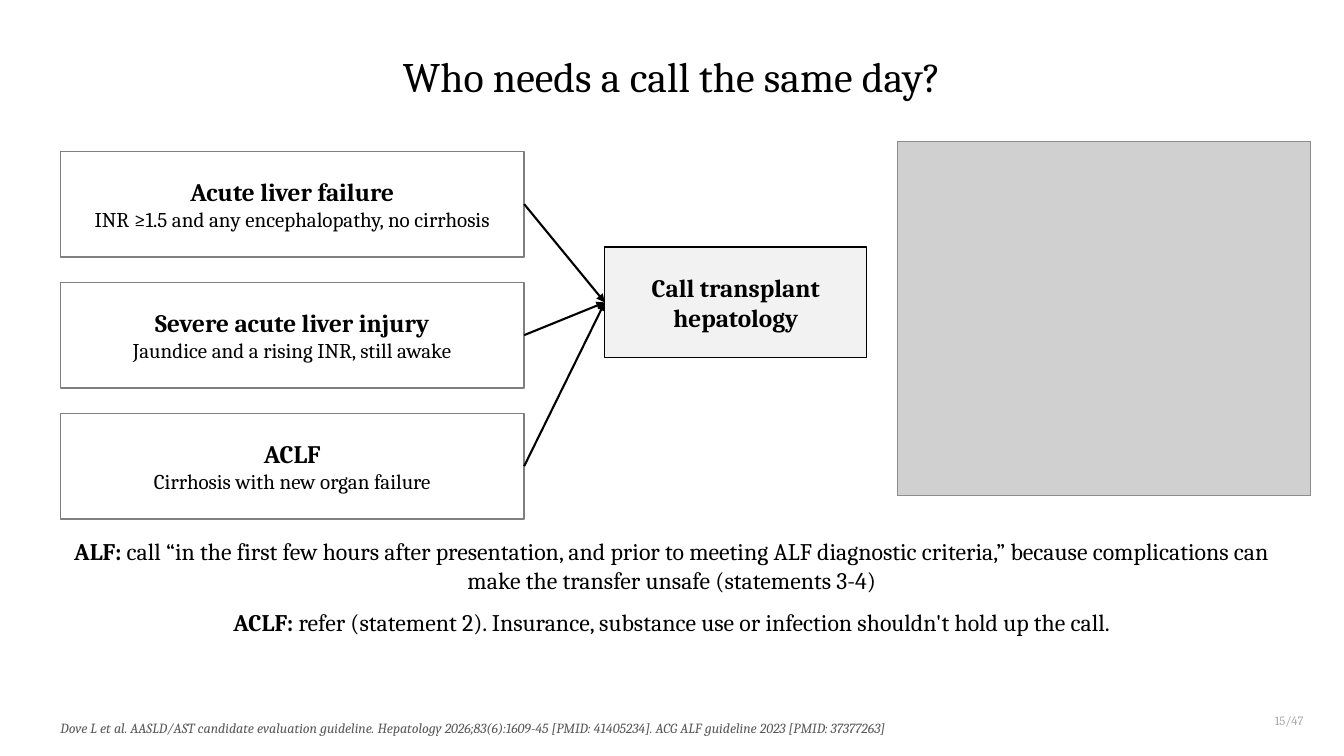
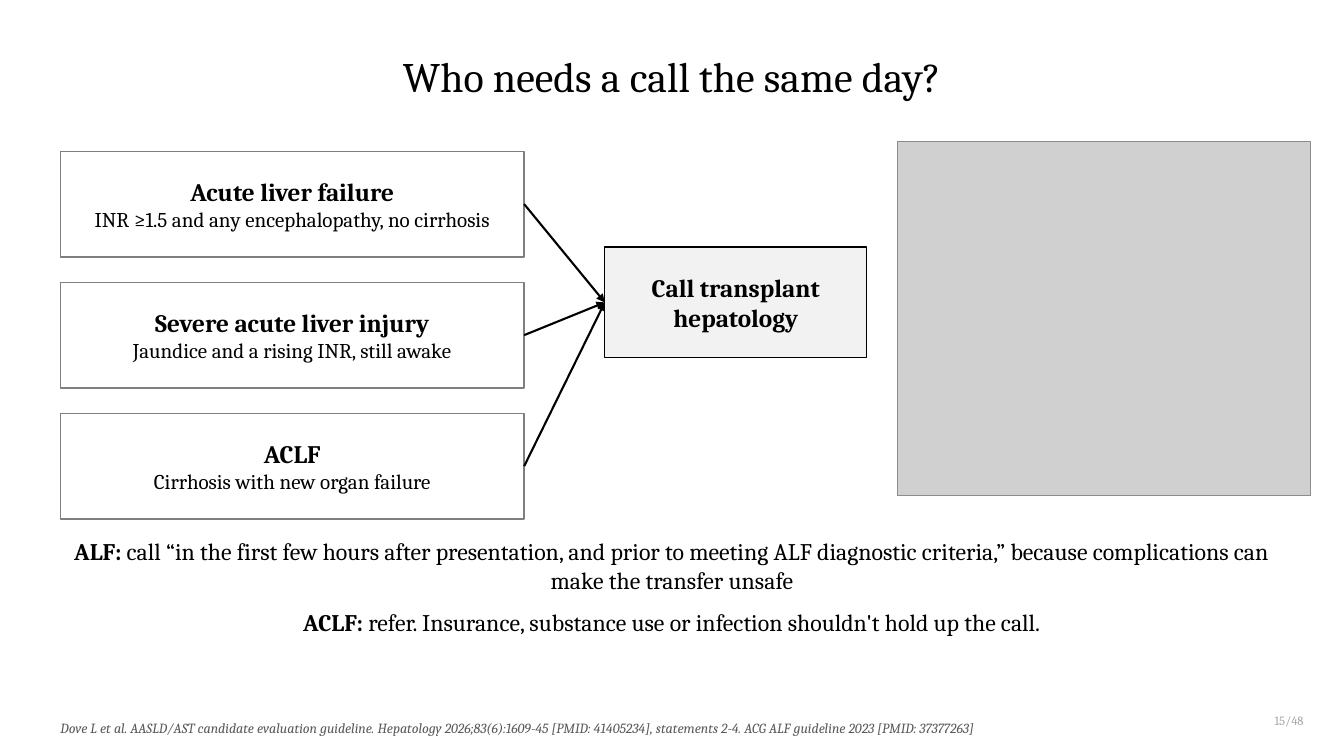
Before and after one commit to qaddodi/mohammad-almeqdadi-lectures, a slide deck: slide 16 of lectures/liver-transplant-grand-rounds-mmc-2026/Liver Transplantation When to Refer and Whats New.pptx. Drawn at 1344x756 pixels with LibreOffice and Linux fonts; fonts in the diff are those of the drawing; grey boxes stand for pictures. Boxes give left, top, right and bottom in pixels: in the first picture for what was removed or moved away, otherwise in the second. Text is boxed around its words. In the diff, an @@ line names an element or a change of style, - is before the commit and + after.

```diff
--- a/lectures/liver-transplant-grand-rounds-mmc-2026/Liver Transplantation When to Refer and Whats New.pptx
+++ b/lectures/liver-transplant-grand-rounds-mmc-2026/Liver Transplantation When to Refer and Whats New.pptx
@@ text at (74, 543, 1269, 636): text changed @@
-ALF: call “in the first few hours after presentation, and prior to meeting ALF diagnostic criteria,” because complications can make the transfer unsafe (statements 3-4)
-ACLF: refer (statement 2). Insurance, substance use or infection shouldn't hold up the call.
+ALF: call “in the first few hours after presentation, and prior to meeting ALF diagnostic criteria,” because complications can make the transfer unsafe
+ACLF: refer. Insurance, substance use or infection shouldn't hold up the call.
@@ text at (1275, 717, 1304, 726): text changed @@
-15/47
+15/48
@@ text at (60, 723, 973, 736): text changed @@
-Dove L et al. AASLD/AST candidate evaluation guideline. Hepatology 2026;83(6):1609-45 [PMID: 41405234]. ACG ALF guideline 2023 [PMID: 37377263]
+Dove L et al. AASLD/AST candidate evaluation guideline. Hepatology 2026;83(6):1609-45 [PMID: 41405234], statements 2-4. ACG ALF guideline 2023 [PMID: 37377263]
```
Also in this commit, not shown: 46 other slides changed, 3 slides added, 1 slide removed, 4 other files.
